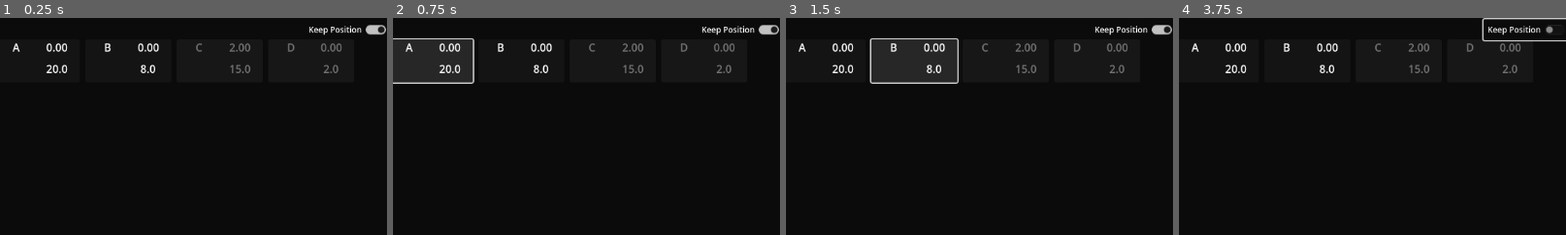
Above: before the commit, frames 1-4 (left to right).
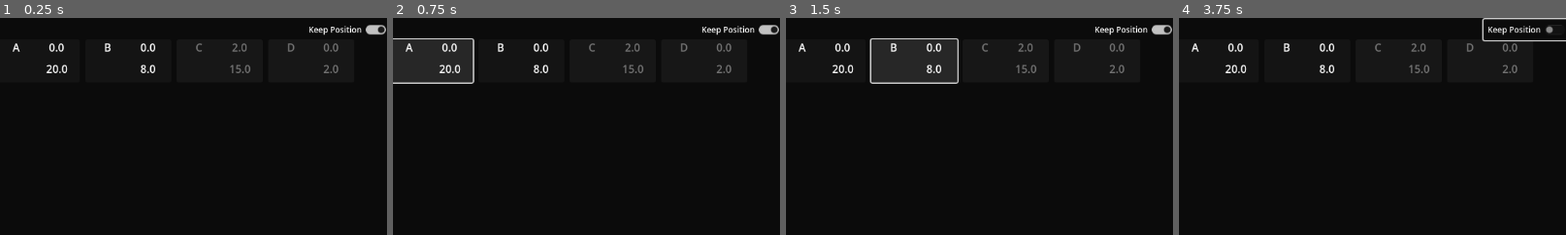
Above: after the commit, the same moments.

Repository: Carth501/The-Big-Grid
Game: Godot game, scene res://scenes/Game.tscn
The game is run twice, just before and just after one commit, with the same random seed, the same clock (stepped at 60 frames per second) and the same inputs.
Inputs:
- Up to frame 1 (0.25 s): no input
- Up to frame 2 (0.75 s): click "[center]A[/center]" at 0.5 s
- Up to frame 3 (1.5 s): click "[center]B[/center]" at 1.25 s
- Up to frame 4 (3.75 s): click "[center]C[/center]" at 2 s; click "[center]D[/center]" at 2.75 s; click "Keep Position" at 3.5 s
The pictures show only the part of the screen within x 2-51%, y 0-50%; the shares and areas given below are measured in that part.

The runs differ from the first frame. In frame 1, 0.6% of the frame differs, in the area x 12-89%, y 11-16%; in frame 2, 0.6%; in frame 3, 0.6%; in frame 4, 0.6%.

Commit message:
Small maintenance

Diff:
--- a/scenes/Condition.tscn
+++ b/scenes/Condition.tscn
@@ -1,9 +1,10 @@
-[gd_scene format=3 uid="uid://rwjt2gpwatnx"]
+[gd_scene load_steps=2 format=3 uid="uid://rwjt2gpwatnx"]
+
+[ext_resource type="Texture2D" uid="uid://e5wkivd7v4mr" path="res://textures/Rock.png" id="1_midjv"]
 
 [node name="Condition" type="Panel"]
-offset_top = 72.0
 offset_right = 134.0
-offset_bottom = 112.0
+offset_bottom = 40.0
 
 [node name="Button" type="Button" parent="."]
 layout_mode = 0
@@ -11,6 +12,9 @@
 offset_top = 4.0
 offset_right = 36.0
 offset_bottom = 36.0
+icon = ExtResource("1_midjv")
+clip_text = true
+expand_icon = true
 
 [node name="OptionButton" type="OptionButton" parent="."]
 layout_mode = 0
--- a/scenes/ConditionBar.tscn
+++ b/scenes/ConditionBar.tscn
@@ -8,8 +8,6 @@
 
 [node name="Condition" parent="." instance=ExtResource("1_em8um")]
 layout_mode = 0
-offset_top = 0.0
-offset_bottom = 40.0
 
 [node name="OptionButton" type="OptionButton" parent="."]
 layout_mode = 0
--- a/scenes/display/ActionMenu.tscn
+++ b/scenes/display/ActionMenu.tscn
@@ -42,13 +42,13 @@
 
 [node name="ActionMachineContainer" type="FlowContainer" parent="."]
 layout_mode = 1
-anchors_preset = 15
+anchors_preset = 10
 anchor_right = 1.0
-anchor_bottom = 1.0
-offset_top = 190.0
+offset_top = 80.0
+offset_bottom = 80.0
 grow_horizontal = 2
-grow_vertical = 2
 theme_override_constants/h_separation = 240
+theme_override_constants/v_separation = 100
 
 [connection signal="pressed" from="CloseButton" to="." method="close"]
 [connection signal="focus_entered" from="PurchaseMachineButton" to="." method="gain_focus_machine"]
--- a/scenes/display/SupplyDisplay.tscn
+++ b/scenes/display/SupplyDisplay.tscn
@@ -33,6 +33,7 @@
 offset_bottom = 32.0
 mouse_filter = 2
 bbcode_enabled = true
+text = "A"
 fit_content = true
 
 [node name="Count" type="RichTextLabel" parent="Button"]
--- a/scripts/display/ActionMenu.gd
+++ b/scripts/display/ActionMenu.gd
@@ -41,6 +41,7 @@
 
 func close():
 	action.update_action_name.disconnect(set_label_text)
+	action.new_machine.disconnect(activate_machine_editor)
 	close_action_menu.emit()
 	cleanup()
 
--- a/scripts/display/SupplyDisplay.gd
+++ b/scripts/display/SupplyDisplay.gd
@@ -17,7 +17,7 @@
 	set_name_display(id)
 	supply = supply_collection.get_supply(id)
 	# don't use the function for updating value, because it should start hidden.
-	value_label.text = center(str("%.2f" % supply.value))
+	value_label.text = center(str("%.1f" % supply.value))
 	supply.update_value.connect(set_value_display)
 	supply.new_delta.connect(add_new_delta)
 	set_max_display(supply.v_max)
Binary file removed: textures/ProcessorPlaceholder.png
Not shown, removed: textures/ProcessorPlaceholder.png.import
